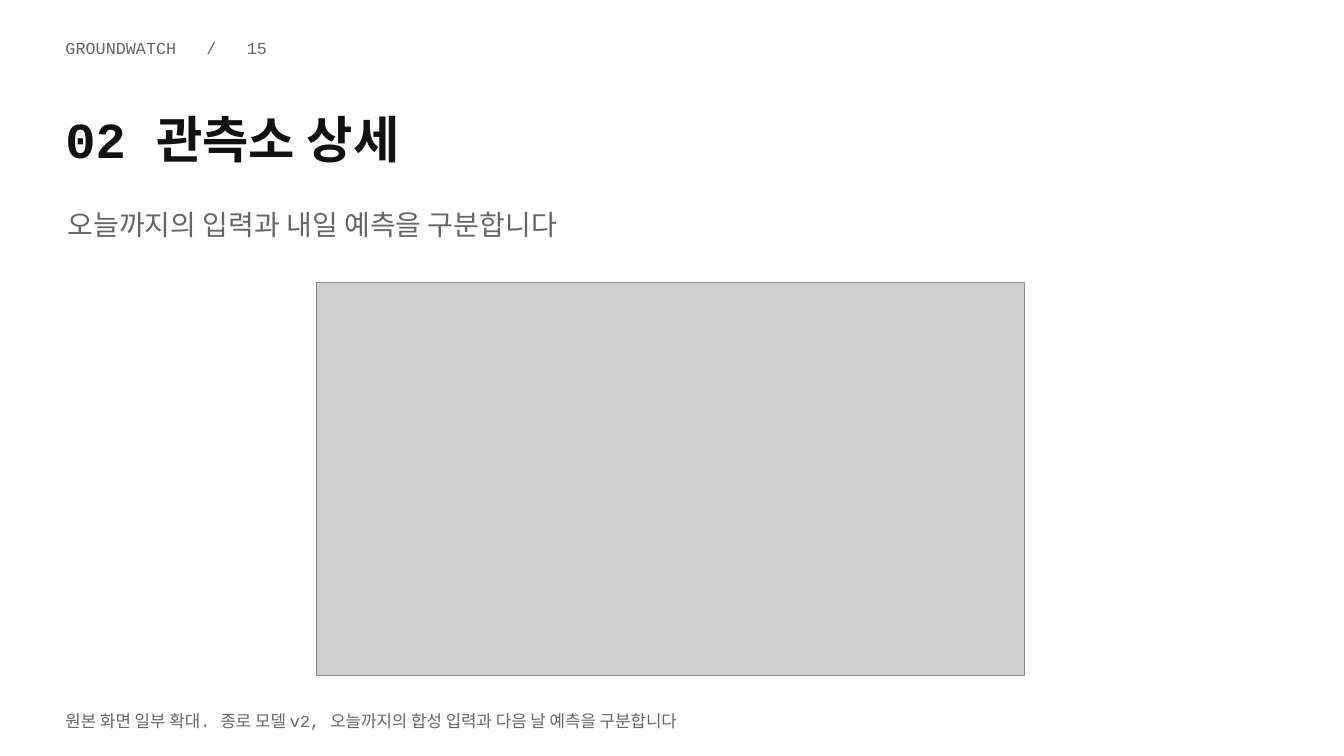
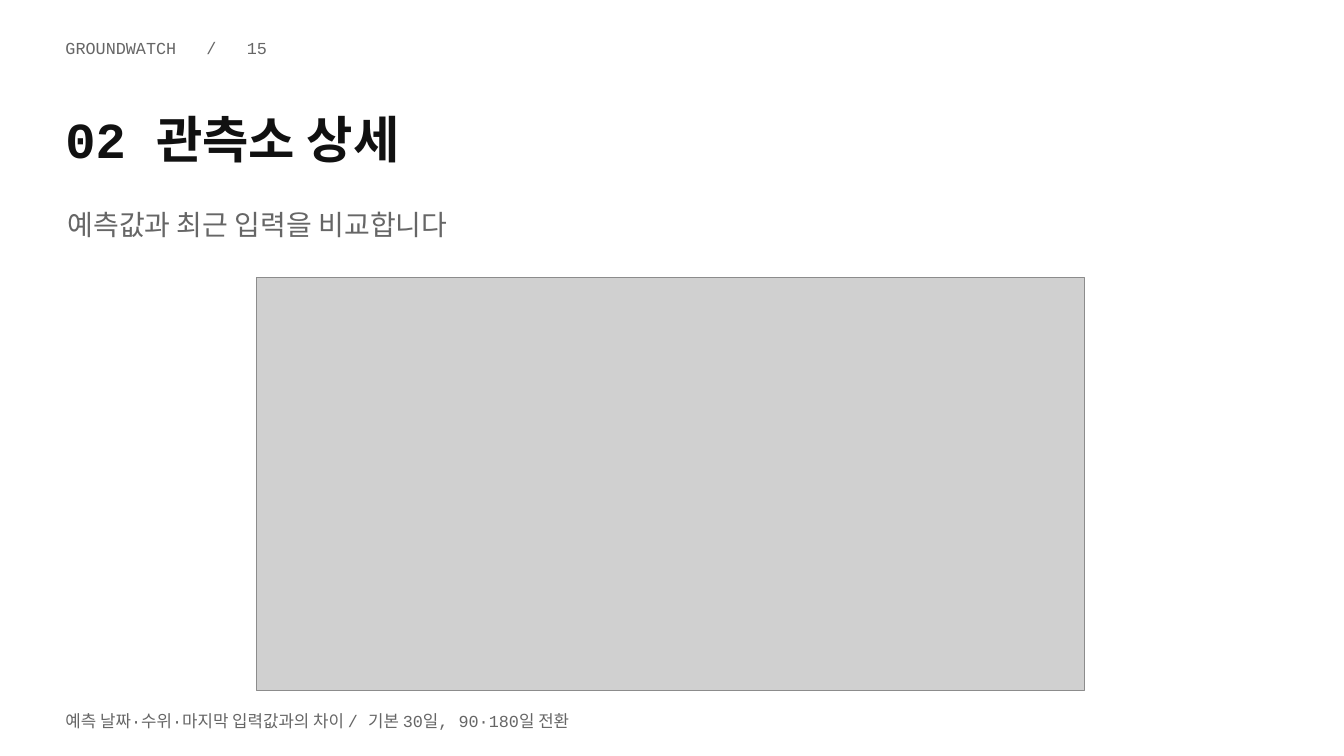
Before and after one commit to skala-aiops/GROUNDWATCH, a slide deck: slide 15 of output/skill-comparison/anthropic-pptx/AIOps_조별 과제_광주_3반_GroundWatch.pptx. Drawn at 1344x756 pixels with LibreOffice and Linux fonts; fonts in the diff are those of the drawing; grey boxes stand for pictures. Boxes give left, top, right and bottom in pixels: in the first picture for what was removed or moved away, otherwise in the second. Text is boxed around its words. In the diff, an @@ line names an element or a change of style, - is before the commit and + after.

Commit message:
docs: 최신 화면과 비교 표시 기준으로 기획서와 발표자료 동기화

```diff
--- a/output/skill-comparison/anthropic-pptx/AIOps_조별 과제_광주_3반_GroundWatch.pptx
+++ b/output/skill-comparison/anthropic-pptx/AIOps_조별 과제_광주_3반_GroundWatch.pptx
@@ text at box(68, 211, 447, 237): text changed @@
-오늘까지의 입력과 내일 예측을 구분합니다
+예측값과 최근 입력을 비교합니다
@@ picture: place and size @@
-picture at box(317, 282, 1024, 676)
+picture at box(256, 277, 1084, 691)
@@ text at box(65, 713, 569, 730): text changed @@
-원본 화면 일부 확대. 종로 모델 v2, 오늘까지의 합성 입력과 다음 날 예측을 구분합니다
+예측 날짜·수위·마지막 입력값과의 차이 / 기본 30일, 90·180일 전환
```
Also in this commit, not shown: 1 other slide changed, 1 slide added, 1 slide removed, 58 other files.
